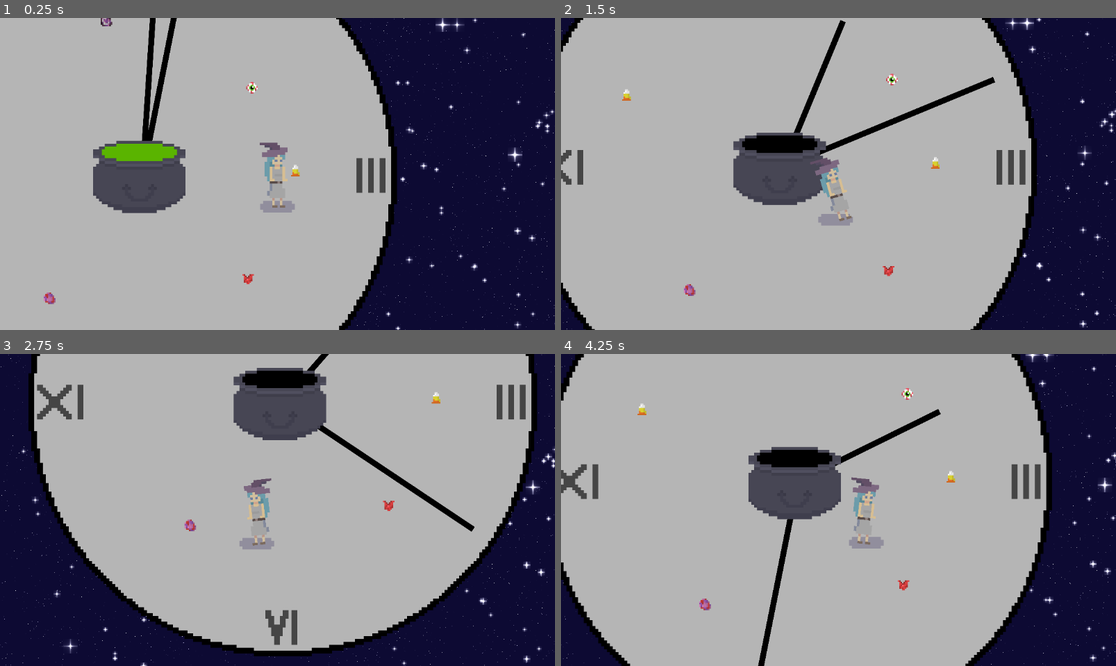
Above: before the commit, frames 1-4 (two rows, left to right).
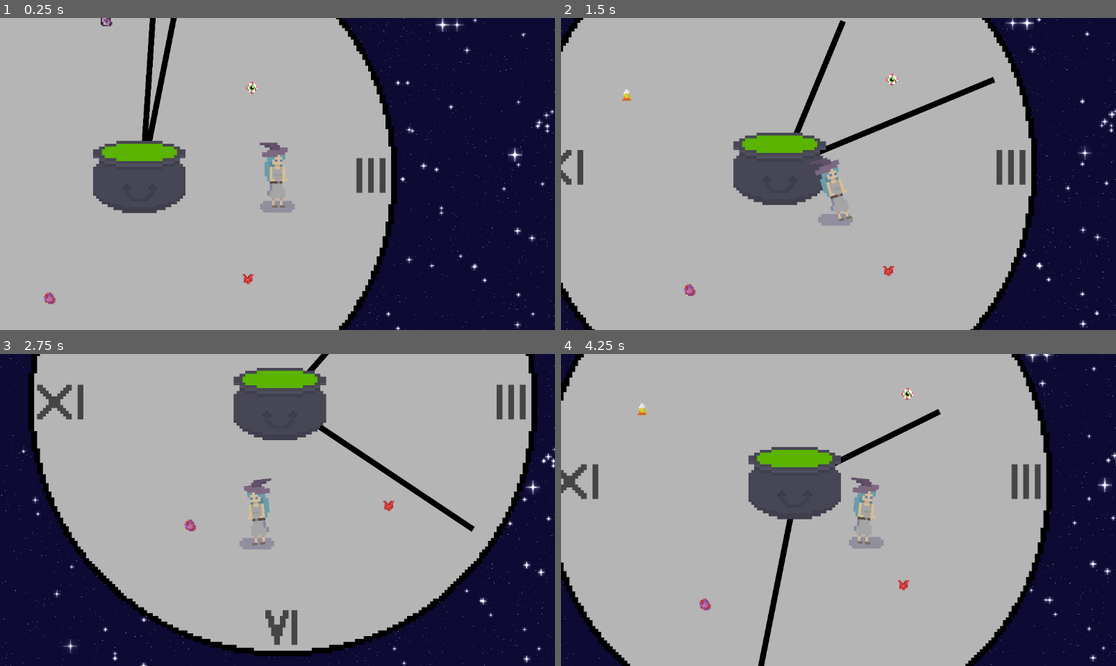
Above: after the commit, the same moments.

Repository: arrowira/miniJam189
Game: Godot game, scene res://Scenes/main.tscn
Same seed, same stepped clock (60 frames per second), same inputs: the game is played once before the commit and once after it.
Inputs:
- Up to frame 1 (0.25 s): no input
- Up to frame 2 (1.5 s): hold A (right) 0.53-1.28 s; tap Space (jump) at 0.77 s; hold S (down) from 1.28 s (still down)
- Up to frame 3 (2.75 s): tap Space (jump) at 1.52 s; release S (down) at 2.03 s; hold A (right) from 2.03 s (still down)
- Up to frame 4 (4.25 s): release A (right) at 2.78 s; hold W (up) 2.78-3.53 s; tap Space (jump) at 3.02, 3.77 s; hold D (left) from 3.53 s (still down)

The runs differ from the first frame. In frame 1, less than 0.1% of the frame differs, in the area x 52-55%, y 46-51%; in frame 2, 0.7%, in the area x 32-69%, y 37-49%; in frame 3, 0.7%; in frame 4, 0.7%.
Error before the commit: Invalid assignment of property or key 'color' with value of type 'Nil' on a base object of type 'Polygon2D'. (res://Scripts/cauldron.gd:11)

Commit message:
easy fixes

Diff:
--- a/minijam189/Scenes/player.tscn
+++ b/minijam189/Scenes/player.tscn
@@ -1,7 +1,6 @@
-[gd_scene load_steps=13 format=3 uid="uid://r10kfgnss2h0"]
+[gd_scene load_steps=12 format=3 uid="uid://r10kfgnss2h0"]
 
 [ext_resource type="Script" path="res://Scripts/playerMovement.gd" id="1_0yxif"]
-[ext_resource type="PackedScene" uid="uid://lelq6qmcrqnw" path="res://Scenes/CandyCorn.tscn" id="1_4h7he"]
 [ext_resource type="Texture2D" uid="uid://dyhcbt84hpiky" path="res://sprites/player-1.png (1).png" id="2_6x4l0"]
 [ext_resource type="Texture2D" uid="uid://bxutoko141rn8" path="res://sprites/shadow-1.png.png" id="2_sk2sv"]
 [ext_resource type="Script" path="res://Scripts/PlayerInventory.gd" id="4_keevx"]
@@ -108,9 +107,6 @@
 
 [node name="player" type="Node2D"]
 
-[node name="CandyCorn" parent="." instance=ExtResource("1_4h7he")]
-position = Vector2(124, -22)
-
 [node name="Player" type="CharacterBody2D" parent="."]
 collision_layer = 3
 collision_mask = 3
--- a/minijam189/Scripts/cauldron.gd
+++ b/minijam189/Scripts/cauldron.gd
@@ -8,5 +8,6 @@
 
 func _on_body_entered(area):
 	if area.name == "Player":
-		$soupTexture.color = area.get_node("InventoryManager").getColor()
-		area.get_node("InventoryManager").destroyObj()
+		if area.get_node("InventoryManager").Holding == true:
+			$soupTexture.color = area.get_node("InventoryManager").getColor()
+			area.get_node("InventoryManager").destroyObj()
--- a/minijam189/Scripts/playerMovement.gd
+++ b/minijam189/Scripts/playerMovement.gd
@@ -5,6 +5,8 @@
 const JUMP_VELOCITY = -400.0
 var jumping = false
 var input_direction = Vector2.ZERO
+func _on_body_entered(body):
+	print(body.name)
 func _physics_process(delta: float) -> void:
 	if velocity.x<0:
 		$Sprite2D.flip_h = true
